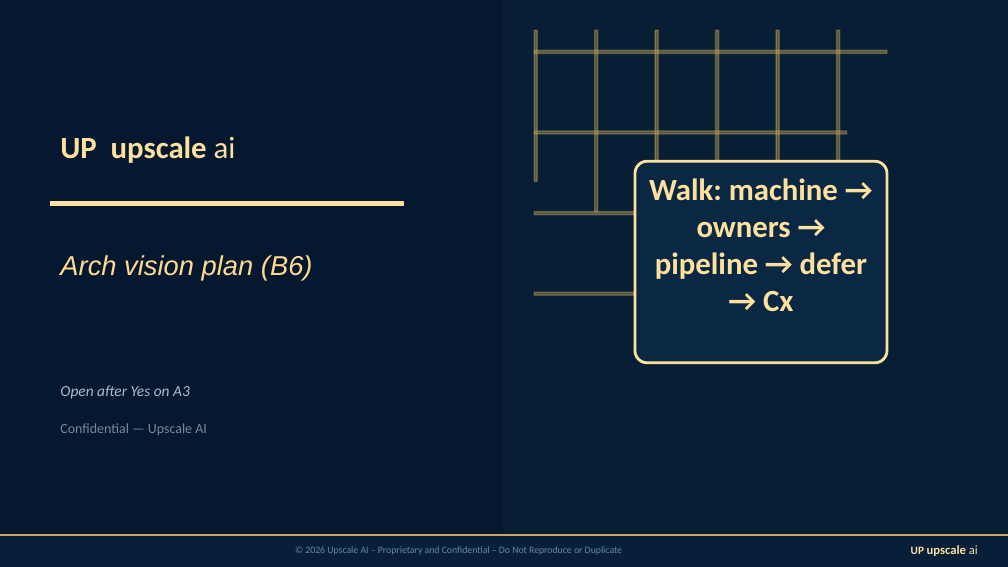
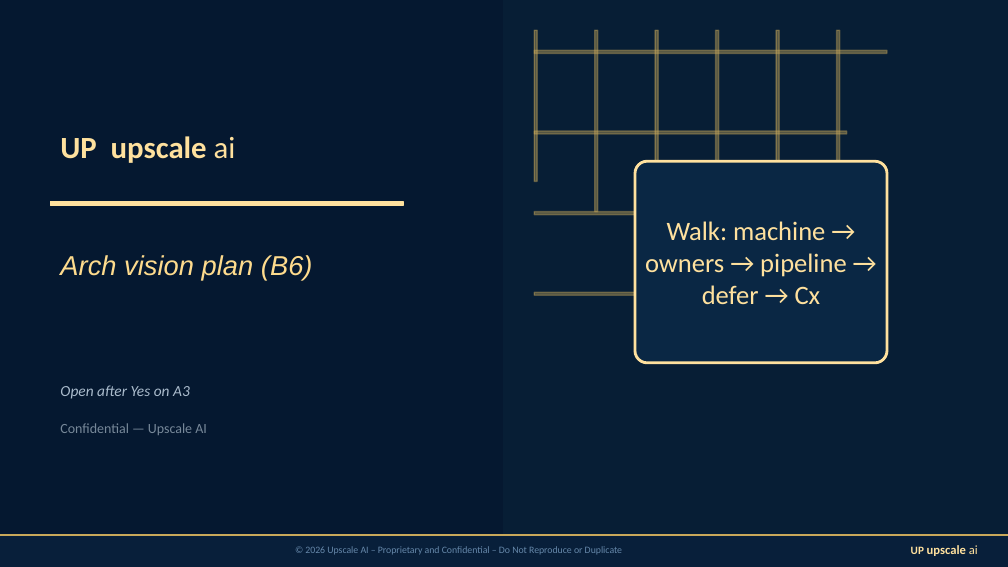
Before and after one commit to upscale-ai-network/agent-template, a slide deck: slide 1 of dt100/manager-arch-vision-b6.pptx. Drawn at 1008x567 pixels with LibreOffice and Linux fonts; fonts in the diff are those of the drawing. Boxes give left, top, right and bottom in pixels: in the first picture for what was removed or moved away, otherwise in the second. Text is boxed around its words. In the diff, an @@ line names an element or a change of style, - is before the commit and + after.

```diff
--- a/dt100/manager-arch-vision-b6.pptx
+++ b/dt100/manager-arch-vision-b6.pptx
@@ text "Walk: machine → owners → ..." at (x1=645, y1=221, x2=846, y2=304): size 22 to 19 pt, bold off; more space between paragraphs @@
```
Also in this commit, not shown: 10 other slides changed, 1 slide removed, 25 other files.
